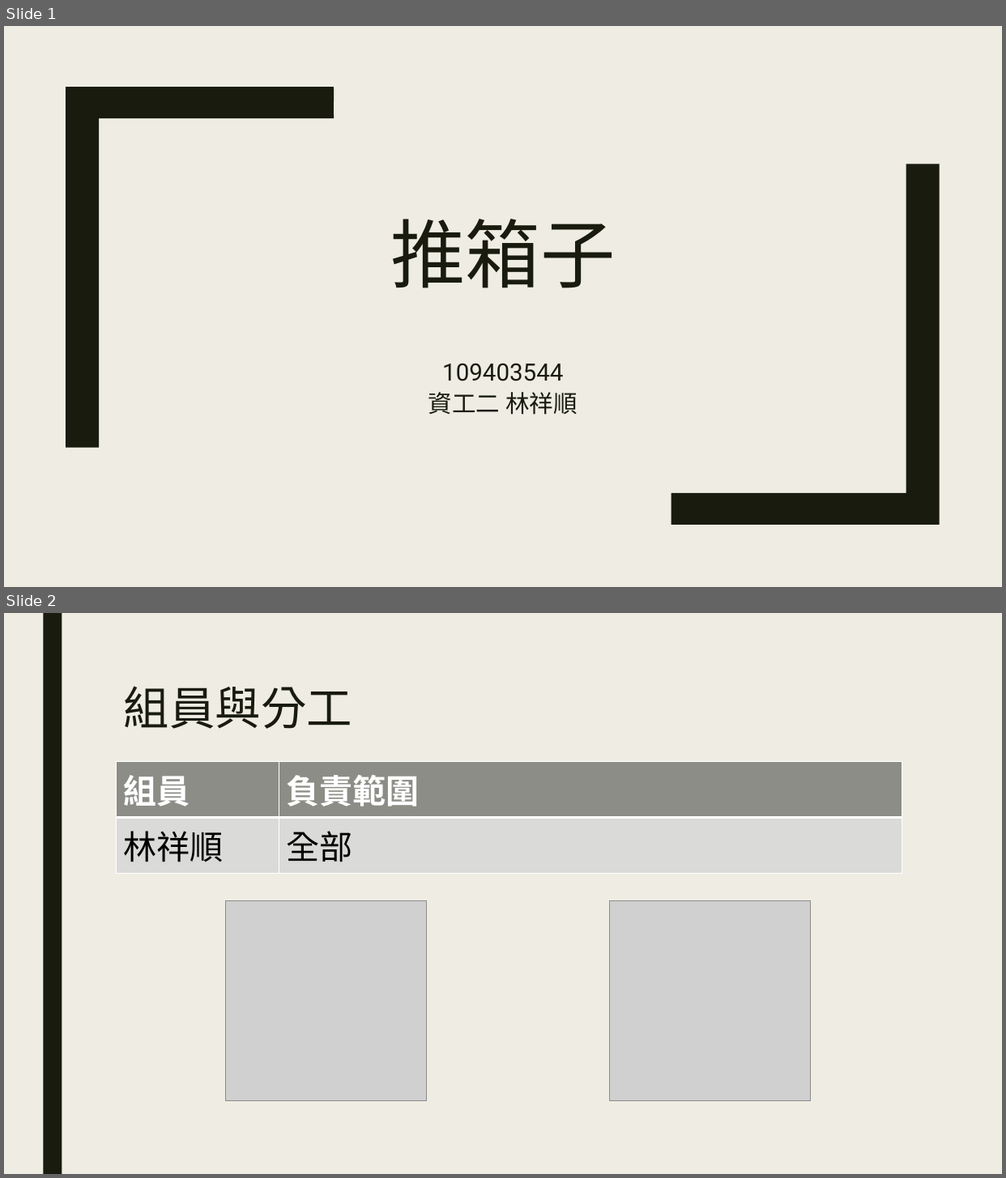
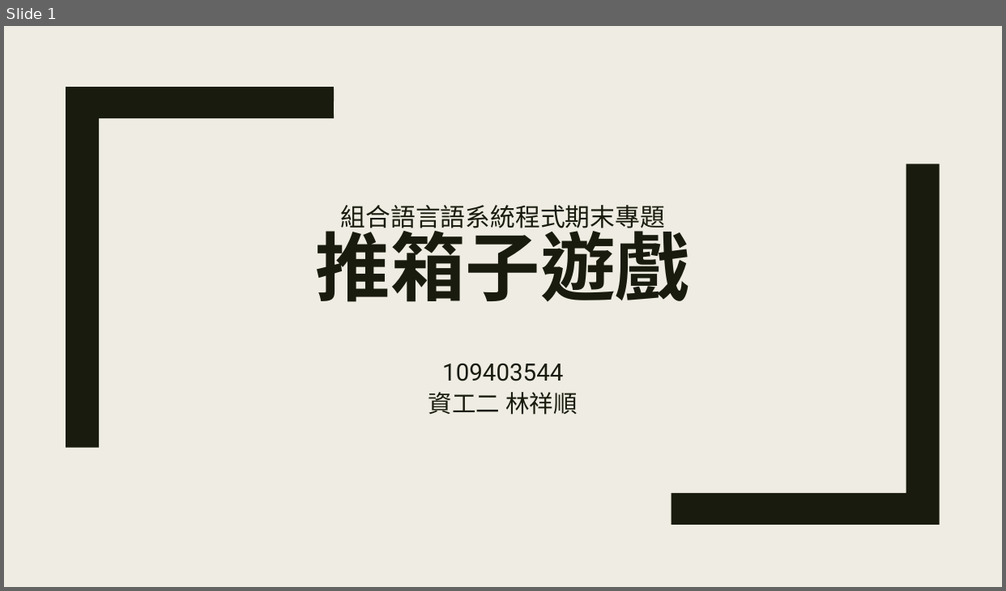
Before and after one commit to lin157644/ncu-asm-final-project, a slide deck: group19.pptx. Shown one above the other, each under a label of ours: slides 1 and 2 before the commit, slide 1 after it. The pictures are 1006x1178 and 1006x591 pixels, drawn with LibreOffice and Linux fonts; fonts in the diff are those of the drawing; grey boxes stand for pictures. Boxes give left, top, right and bottom in pixels: in the first picture for what was removed or moved away, otherwise in the second. Text is boxed around its words. In the diff, an @@ line names an element or a change of style, - is before the commit and + after.

```diff
--- a/group19.pptx
+++ b/group19.pptx
@@ slide 2 removed at [4, 613, 1002, 1174], background #EFEDE3 @@
@@ rectangle removed at [43, 613, 62, 1174] @@
@@ title removed at [124, 686, 352, 729] @@
-組員與分工
@@ table removed at [117, 761, 902, 866], 2 rows, 2 columns @@
-組員 | 負責範圍
-林祥順 | 全部
@@ picture removed at [226, 901, 426, 1101] @@
@@ picture removed at [610, 901, 810, 1101] @@
@@ slide 1 changed as well @@
@@ title at [316, 205, 690, 302]: text changed; size 72 to 24 pt; font Roboto to Noto Sans CJK SC @@
-推箱子
+組合語言語系統程式期末專題
+推箱子遊戲
```
Also in this commit, not shown: 2 other slides changed, 2 slides added, 1 other slide removed, 7 other files.
